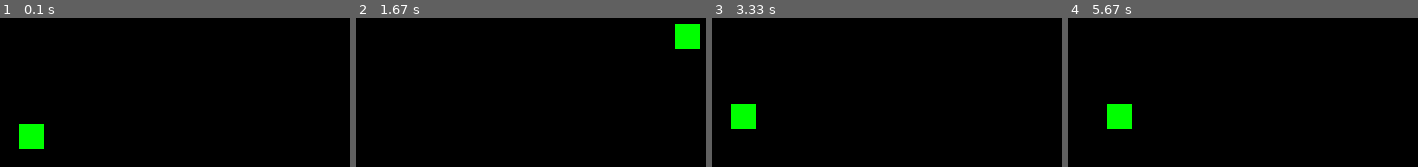
Above: before the commit, frames 1-4 (left to right).
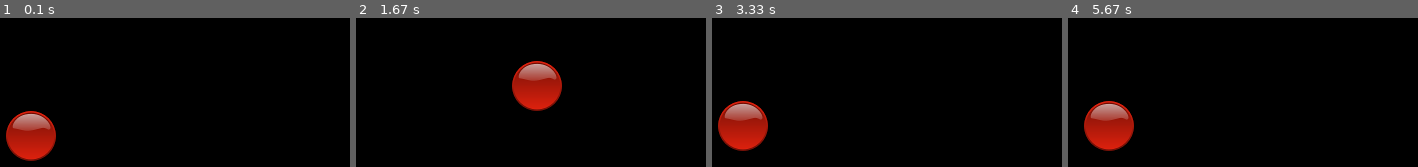
Above: after the commit, the same moments.

Repository: alanbontoft/FirstPygame
Game: pygame game, started from game.py
Same seed, same stepped clock (60 frames per second), same inputs: the game is played once before the commit and once after it.
Inputs:
- Up to frame 1 (0.1 s): no input
- Up to frame 2 (1.67 s): hold Right 0.33-0.8 s; hold Up 0.83-1.13 s; hold Right 1.17-1.63 s
- Up to frame 3 (3.33 s): hold Left 1.67-2.2 s; hold Down 2.23-2.53 s; hold Left 2.57-2.97 s; hold Up from 3 s (still down); tap Space at 3.07 s
- Up to frame 4 (5.67 s): release Up at 3.37 s; hold Right 3.4-4.03 s; tap Space at 3.47, 3.77, 4.13, 4.53, 4.83, 5.03, 5.33, 5.53 s; hold Down 4.07-4.43 s; hold Left 4.47-4.93 s; hold Right 4.97-5.43 s; hold Up from 5.47 s (still down)

The runs differ from the first frame. In frame 1, 3.8% of the frame differs, in the area x 1-16%, y 62-96%; in frame 2, 5.0%, in the area x 44-99%, y 4-63%; in frame 3, 3.8%; in frame 4, 3.9%.

Commit message:
Image option added

Diff:
--- a/gamedefs.py
+++ b/gamedefs.py
@@ -10,7 +10,7 @@
 FPS = 30
 
 # move step size
-STEP = 10
+STEP = 5
 
 # define colors
 WHITE = (255,255,255)
@@ -18,3 +18,7 @@
 RED = (255,0,0)
 GREEN = (0,255,0)
 BLUE = (0,0,255)
+
+# use square or image
+USEIMAGE = 1
+IMAGE = './red_button.png'
--- a/playerclass.py
+++ b/playerclass.py
@@ -7,9 +7,12 @@
     # sprite for the player
     def __init__(self):
         pygame.sprite.Sprite.__init__(self)
-        self.image = pygame.Surface((gamedefs.SPRITE_WIDTH, gamedefs.SPRITE_HEIGHT))
-        self.image.fill(gamedefs.GREEN)
-        # pygame.draw.circl(self.image, gamedefs.RED, (25,25), 25)
+
+        if gamedefs.USEIMAGE == 1:
+            self.image = pygame.image.load(gamedefs.IMAGE)
+        else:
+            self.image = pygame.Surface((gamedefs.SPRITE_WIDTH, gamedefs.SPRITE_HEIGHT))
+            self.image.fill(gamedefs.GREEN)
         self.rect = self.image.get_rect()
         self.rect.center = (gamedefs.WIDTH / 2, gamedefs.HEIGHT / 2)
         self.direction = "STOPPED"
Binary file added: red_button.png
